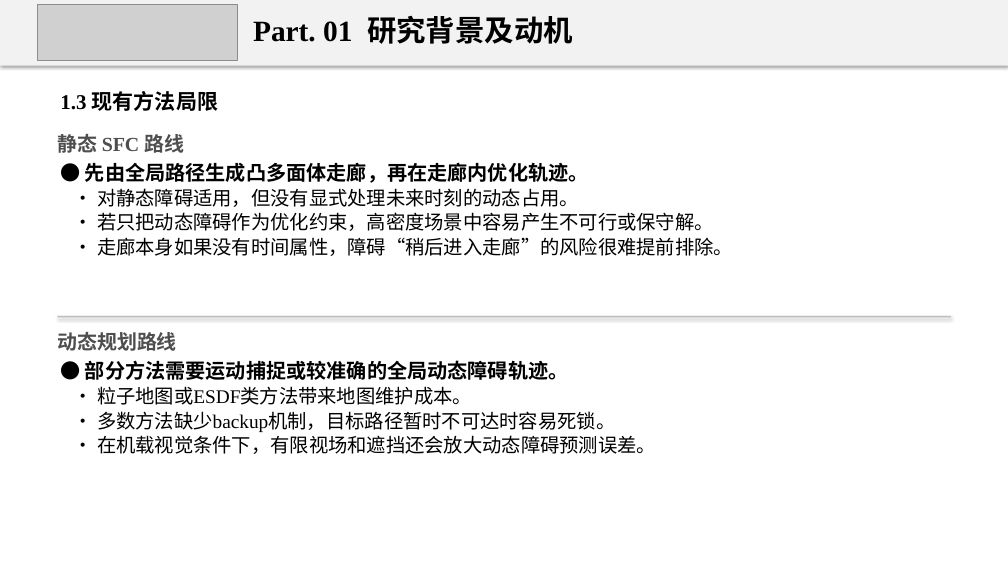
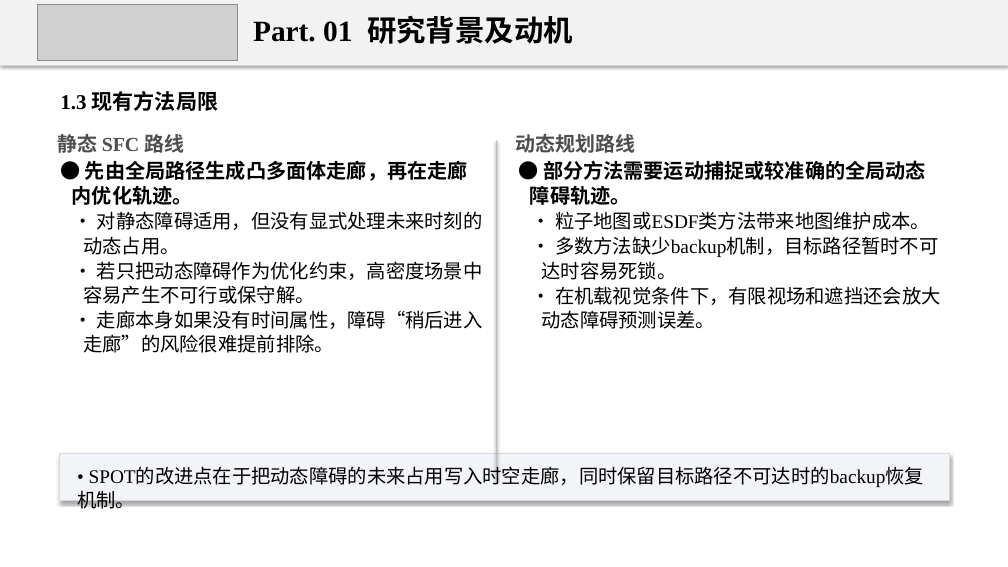
Before and after one commit to 18-cuixu/paper2ppt, a slide deck: slide 4 of skills/uav-paper-report/assets/examples/uav-spot-regression-report.pptx. Drawn at 1008x567 pixels with LibreOffice and Linux fonts; fonts in the diff are those of the drawing; grey boxes stand for pictures. Boxes give left, top, right and bottom in pixels: in the first picture for what was removed or moved away, otherwise in the second. Text is boxed around its words. In the diff, an @@ line names an element or a change of style, - is before the commit and + after.

```diff
--- a/skills/uav-paper-report/assets/examples/uav-spot-regression-report.pptx
+++ b/skills/uav-paper-report/assets/examples/uav-spot-regression-report.pptx
@@ rectangle: place and size @@
-rectangle at bbox=[57, 316, 951, 318]
+rectangle at bbox=[496, 141, 498, 481]
@@ text "动态规划路线": place and size @@
-text "动态规划路线" at bbox=[57, 332, 176, 351]
+text "动态规划路线" at bbox=[516, 134, 635, 153]
@@ text "● 先由全局路径生成凸多面体走廊，再在走廊内优化轨迹。" rewrapped from bbox=[85, 162, 733, 256] to bbox=[72, 160, 483, 353] @@
@@ text "● 部分方法需要运动捕捉或较准确的全局动态障碍轨迹。" rewrapped from bbox=[85, 360, 656, 454] to bbox=[530, 160, 941, 329] @@
@@ rectangle added at bbox=[59, 454, 950, 501], fill #F2F4F7, outline #D6DAE0 0.7 pt @@
@@ text added at bbox=[77, 469, 924, 509], 18.4 pt, text #000000 @@
+• SPOT的改进点在于把动态障碍的未来占用写入时空走廊，同时保留目标路径不可达时的backup恢复机制。
```
Also in this commit, not shown: 3 other slides changed, 16 other files.
